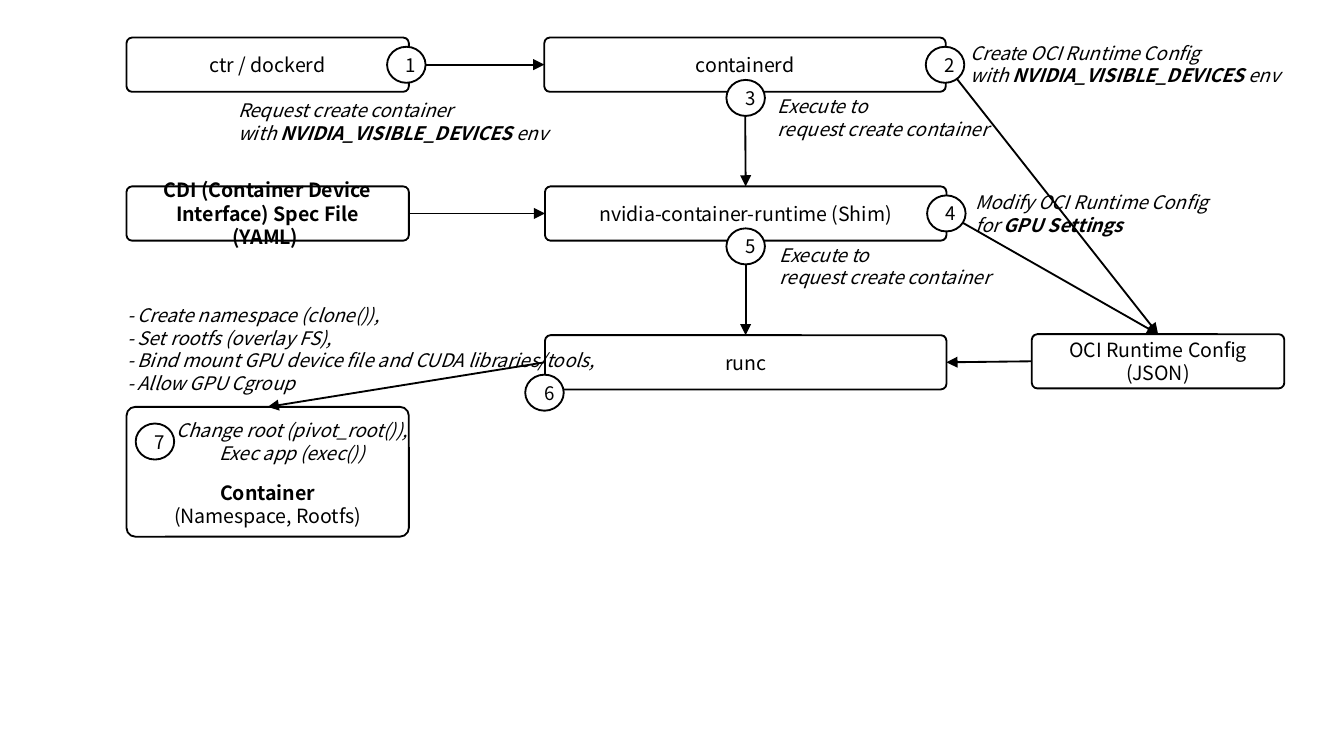
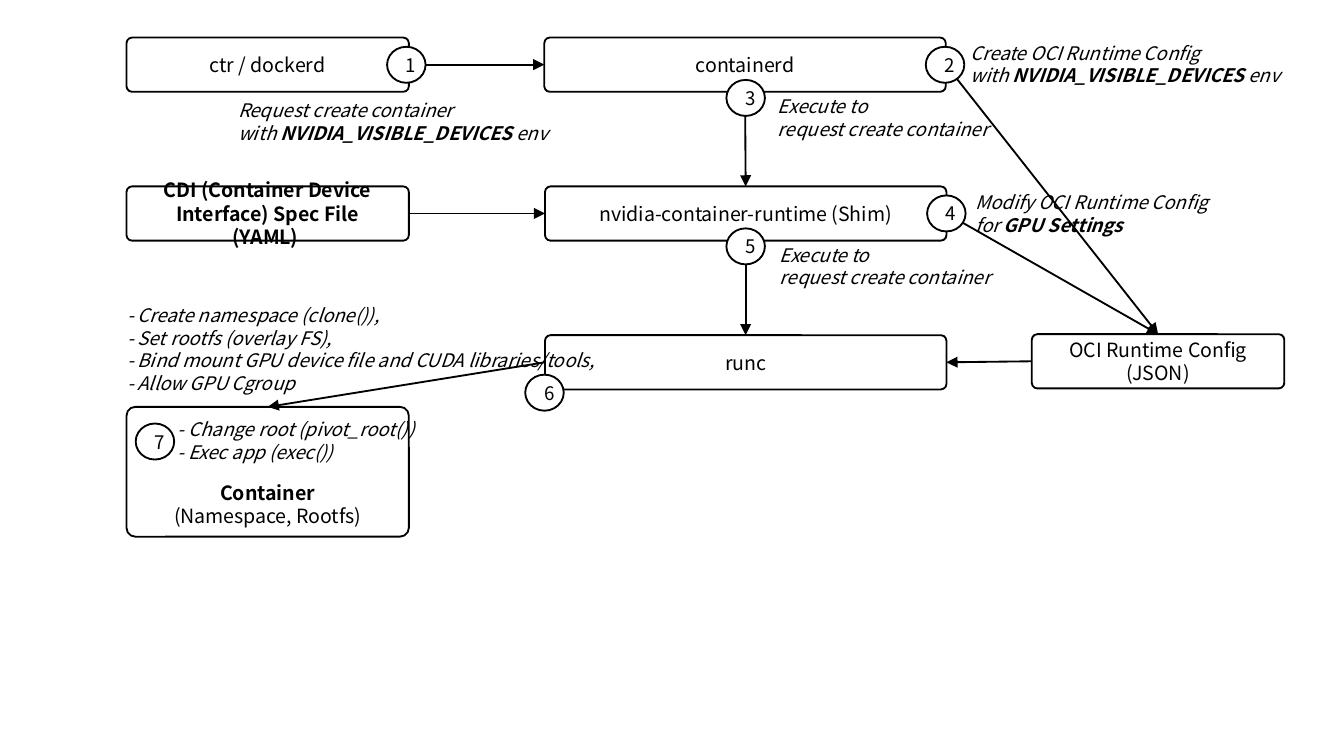
Before and after one commit to ssup2/blog-software, a slide deck: slide 3 of content/docs/theory-analysis/container-nvidia-gpu/images/images.pptx. Drawn at 1344x756 pixels with LibreOffice and Linux fonts; fonts in the diff are those of the drawing. Boxes give left, top, right and bottom in pixels: in the first picture for what was removed or moved away, otherwise in the second. Text is boxed around its words. In the diff, an @@ line names an element or a change of style, - is before the commit and + after.

```diff
--- a/content/docs/theory-analysis/container-nvidia-gpu/images/images.pptx
+++ b/content/docs/theory-analysis/container-nvidia-gpu/images/images.pptx
@@ text at box(188, 416, 414, 464): text changed @@
-Change root (pivot_root()),
-Exec app (exec())
+- Change root (pivot_root())
+- Exec app (exec())
```
Also in this commit, not shown: 1 other slide changed, 4 other files.
